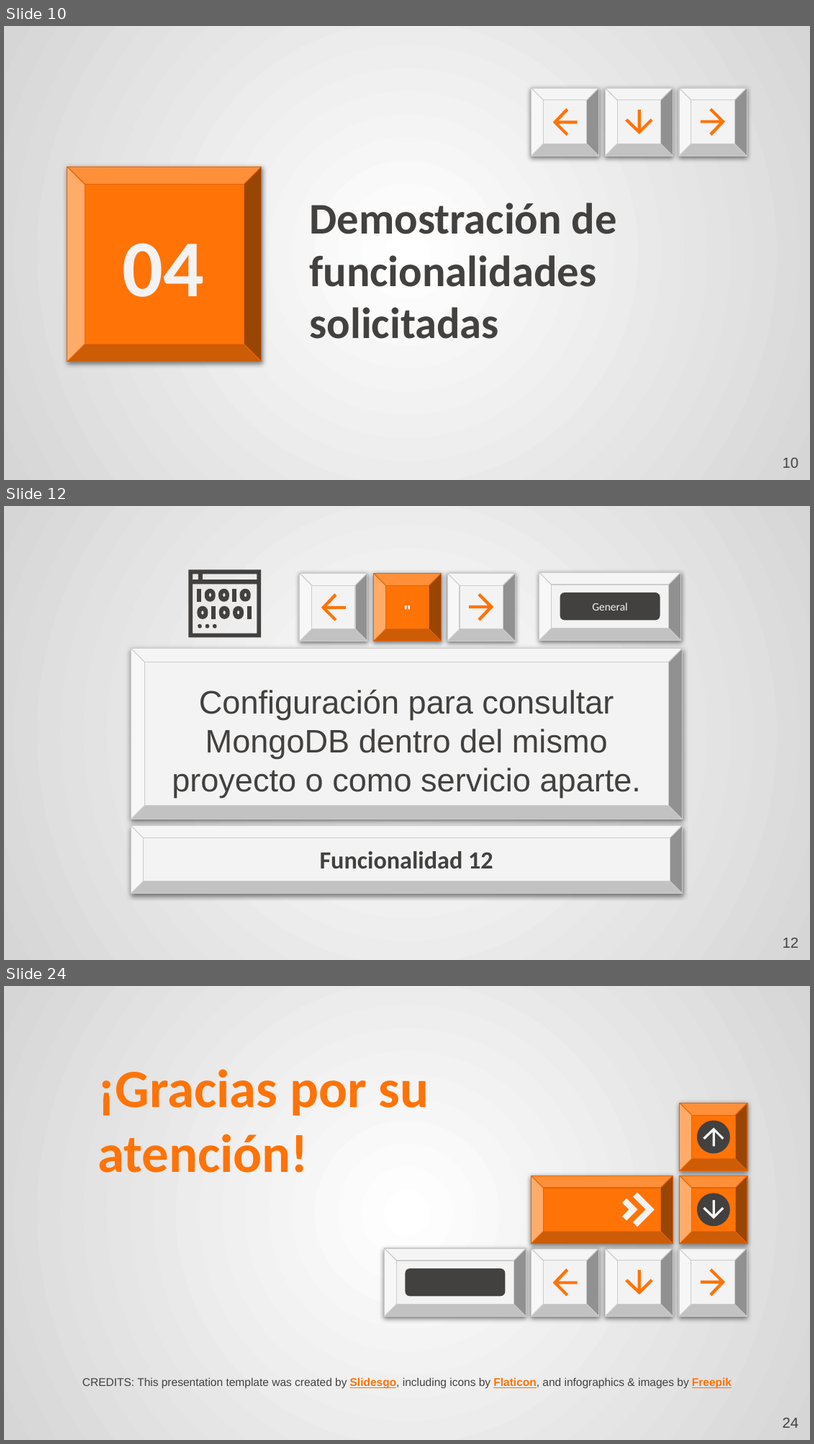
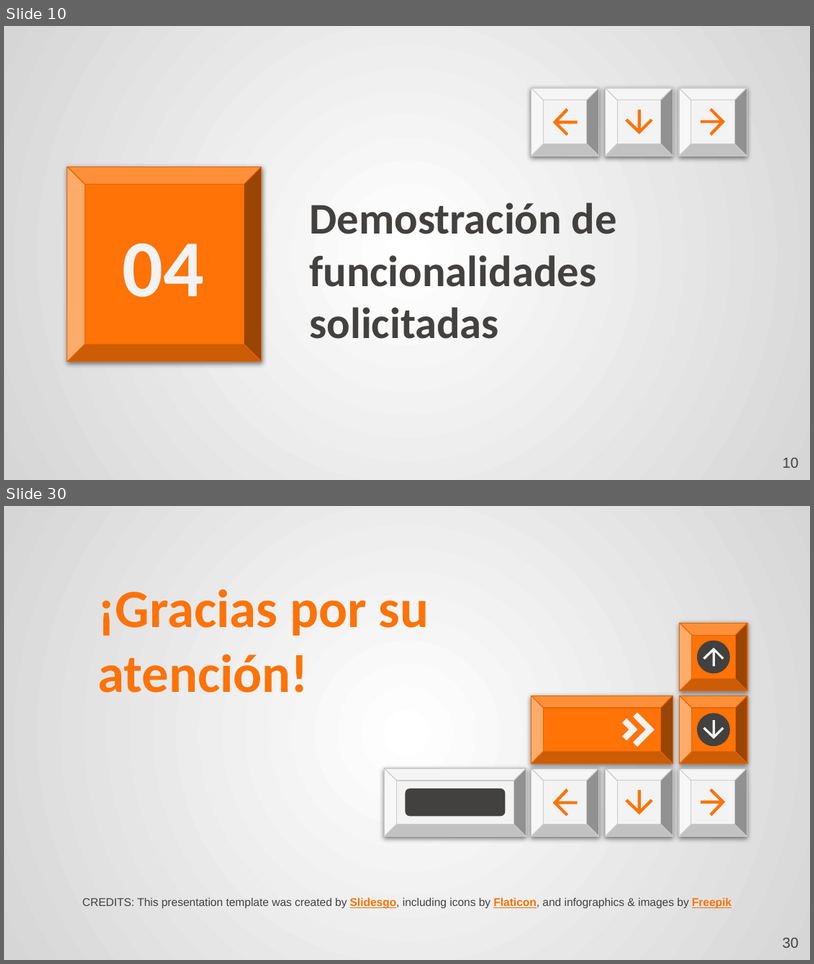
Before and after one commit to clementeaguilar-usach/Sistema_Voluntariado_noSQL, a slide deck: Lab 3 TBD.pptx. Shown one above the other, each under a label of ours: slides 10, 12 and 24 before the commit, slides 10 and 30 after it; the slides between them are not shown. The pictures are 814x1444 and 814x964 pixels, drawn with LibreOffice and Linux fonts; fonts in the diff are those of the drawing. Boxes give left, top, right and bottom in pixels: in the first picture for what was removed or moved away, otherwise in the second. Text is boxed around its words. In the diff, an @@ line names an element or a change of style, - is before the commit and + after.

```diff
--- a/Lab 3 TBD.pptx
+++ b/Lab 3 TBD.pptx
@@ slide 12 removed at (x1=4, y1=506, x2=810, y2=960), background gradient #FFFFFF to #D6D6D6 @@
@@ bevel removed at (x1=300, y1=573, x2=368, y2=641) @@
@@ bevel removed at (x1=373, y1=573, x2=441, y2=641) @@
@@ bevel removed at (x1=448, y1=573, x2=515, y2=641) @@
@@ bevel removed at (x1=540, y1=572, x2=682, y2=640) @@
@@ freeform shape removed at (x1=321, y1=593, x2=346, y2=620) @@
@@ text removed at (x1=393, y1=597, x2=422, y2=618) @@
-"
@@ freeform shape removed at (x1=469, y1=593, x2=494, y2=620) @@
@@ rounded rectangle removed at (x1=561, y1=592, x2=661, y2=620) @@
-General
@@ group removed at (x1=188, y1=569, x2=261, y2=638): 14 freeform shapes @@
@@ bevel removed at (x1=131, y1=648, x2=682, y2=819) @@
@@ subtitle removed at (x1=172, y1=690, x2=641, y2=798) @@
-Configuración para consultar MongoDB dentro del mismo proyecto o como servicio aparte.
@@ bevel removed at (x1=131, y1=826, x2=682, y2=893) @@
@@ title removed at (x1=320, y1=851, x2=494, y2=869) @@
-Funcionalidad 12
@@ page number removed at (x1=783, y1=937, x2=799, y2=947) @@
-12
@@ what was slide 24 is now slide 30 @@
@@ page number at (x1=783, y1=937, x2=799, y2=947): text changed @@
-24
+30
```
Also in this commit, not shown: 11 slides changed, 14 slides added, 7 other slides removed, 1 other file.
